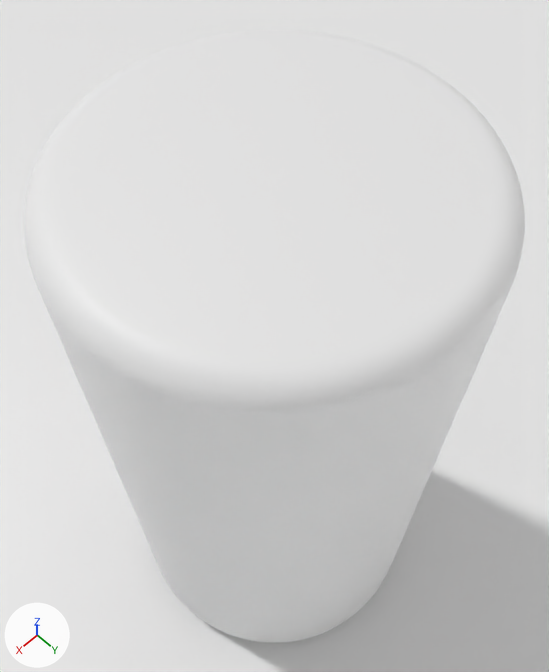
Renders of the Blender file blender/Depth_Normal_generator.blend from each side of a commit.
The view is the same before and after, from a 50 mm lens placed at (0.0585, 0.0585, 0.229), pointed at (-0.0094, -0.0094, 0.0822). The axes (+X, +Y, +Z) are drawn at lower left. The lights are the same throughout.

Objects in the first picture: 'Plane', 'simplified capacitor v1'.
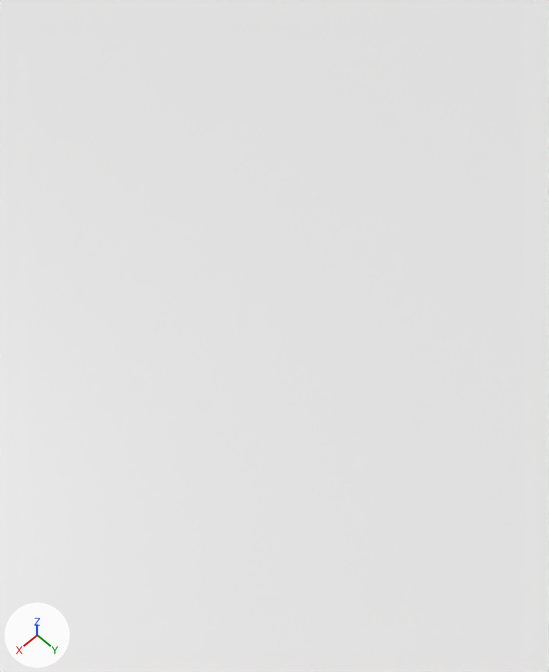
Patch to the scene script:
```diff
--- a/blender/Depth_Normal_generator.blend.py
+++ b/blender/Depth_Normal_generator.blend.py
@@ ob_simplified_capacitor_v1 @@
-ob_simplified_capacitor_v1 = bpy.data.objects.new('simplified capacitor v1', me_simplified_capacitor_v1_001)
-ob_simplified_capacitor_v1.location = (0.0, 0.0, 0.0)
-ob_simplified_capacitor_v1.scale = (0.001, 0.001, 0.001)
```

Changed parts and their boxes (x1, y1, x2, y2) in the pictures (549 x 672 px):
'simplified capacitor v1', deleted: before (24, 30, 525, 643)
